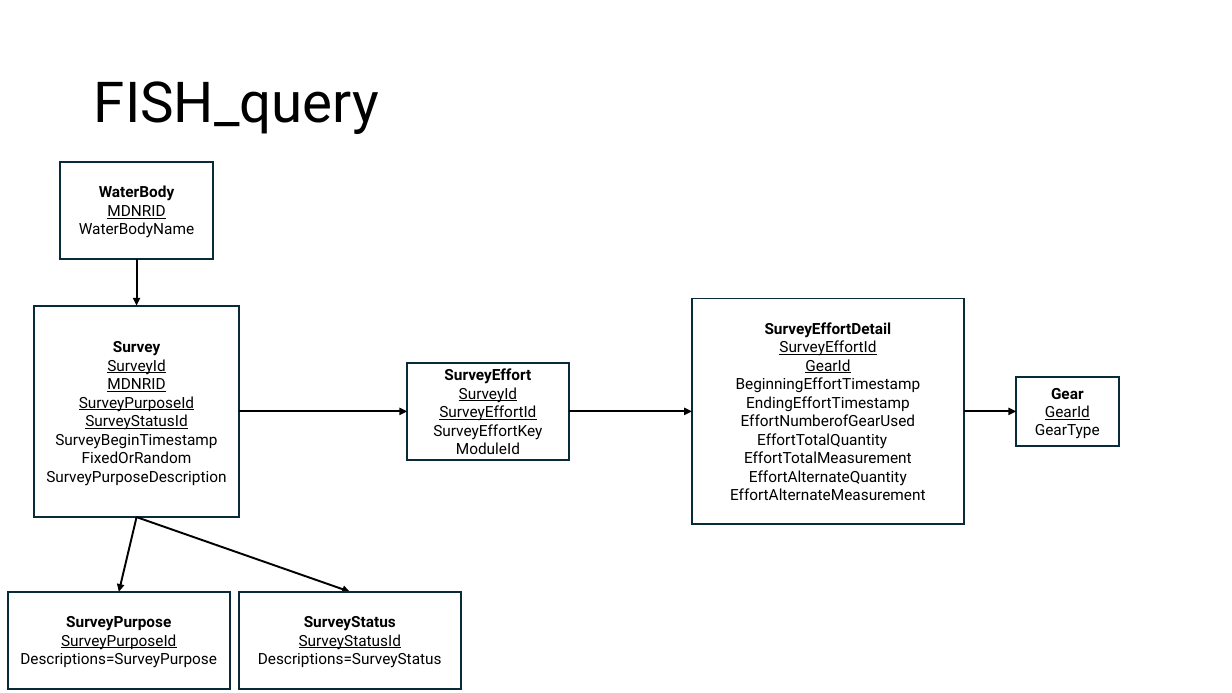
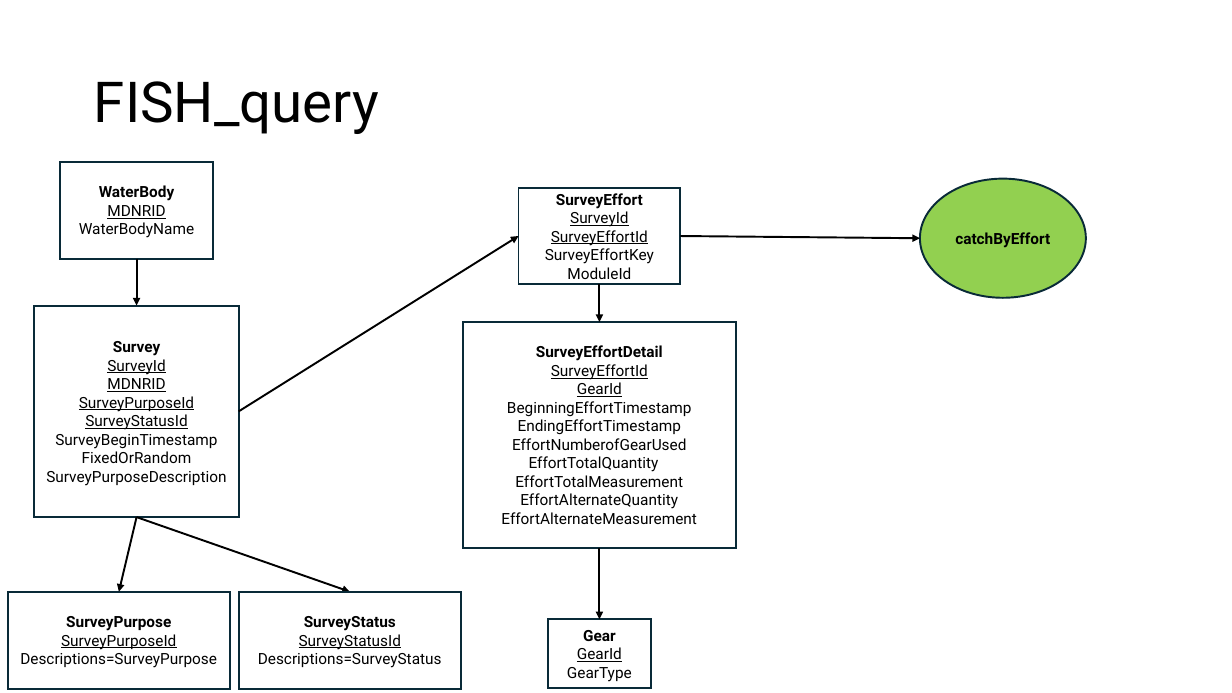
Before and after one commit to DNRFISH/MFA, a slide deck: slide 2 of dev/MFA_table_joins.pptx. Drawn at 1232x693 pixels with LibreOffice and Linux fonts; fonts in the diff are those of the drawing. Boxes give left, top, right and bottom in pixels: in the first picture for what was removed or moved away, otherwise in the second. Text is boxed around its words. In the diff, an @@ line names an element or a change of style, - is before the commit and + after.

Commit message:
updated after query modification

```diff
--- a/dev/MFA_table_joins.pptx
+++ b/dev/MFA_table_joins.pptx
@@ ellipse added at [921, 178, 1087, 298], fill #92D050, outline #092A39 1.5 pt, 12 pt, text #000000, bold @@
+catchByEffort
@@ rectangle "SurveyEffort": place and size @@
-rectangle "SurveyEffort" at [408, 363, 569, 460]
+rectangle "SurveyEffort" at [518, 188, 680, 285]
@@ arrow moved from (238, 411) - (408, 411) to (238, 411) - (518, 236) @@
@@ arrow added from (680, 236) to (921, 238), #000000 1.5 pt @@
@@ arrow moved from (569, 411) - (692, 411) to (600, 285) - (600, 323) @@
@@ rectangle "SurveyEffortDetail": place and size @@
-rectangle "SurveyEffortDetail" at [692, 299, 965, 524]
+rectangle "SurveyEffortDetail" at [463, 323, 736, 548]
@@ arrow moved from (965, 411) - (1017, 411) to (600, 548) - (600, 619) @@
@@ rectangle "Gear": place and size @@
-rectangle "Gear" at [1017, 377, 1119, 446]
+rectangle "Gear" at [548, 619, 651, 689]
```
Also in this commit, not shown: 2 other slides changed.
